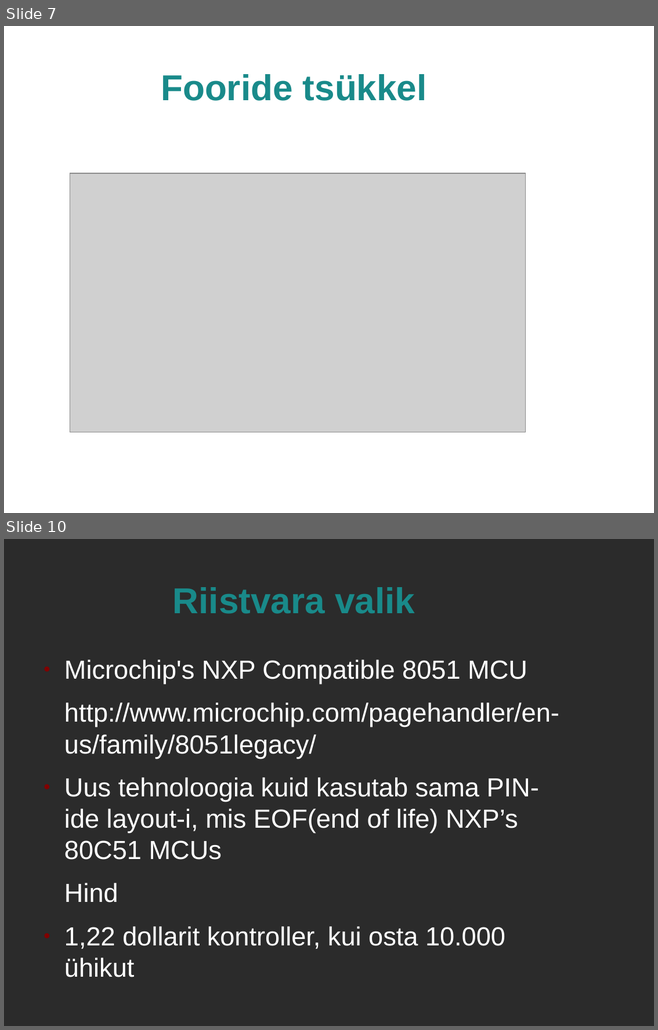
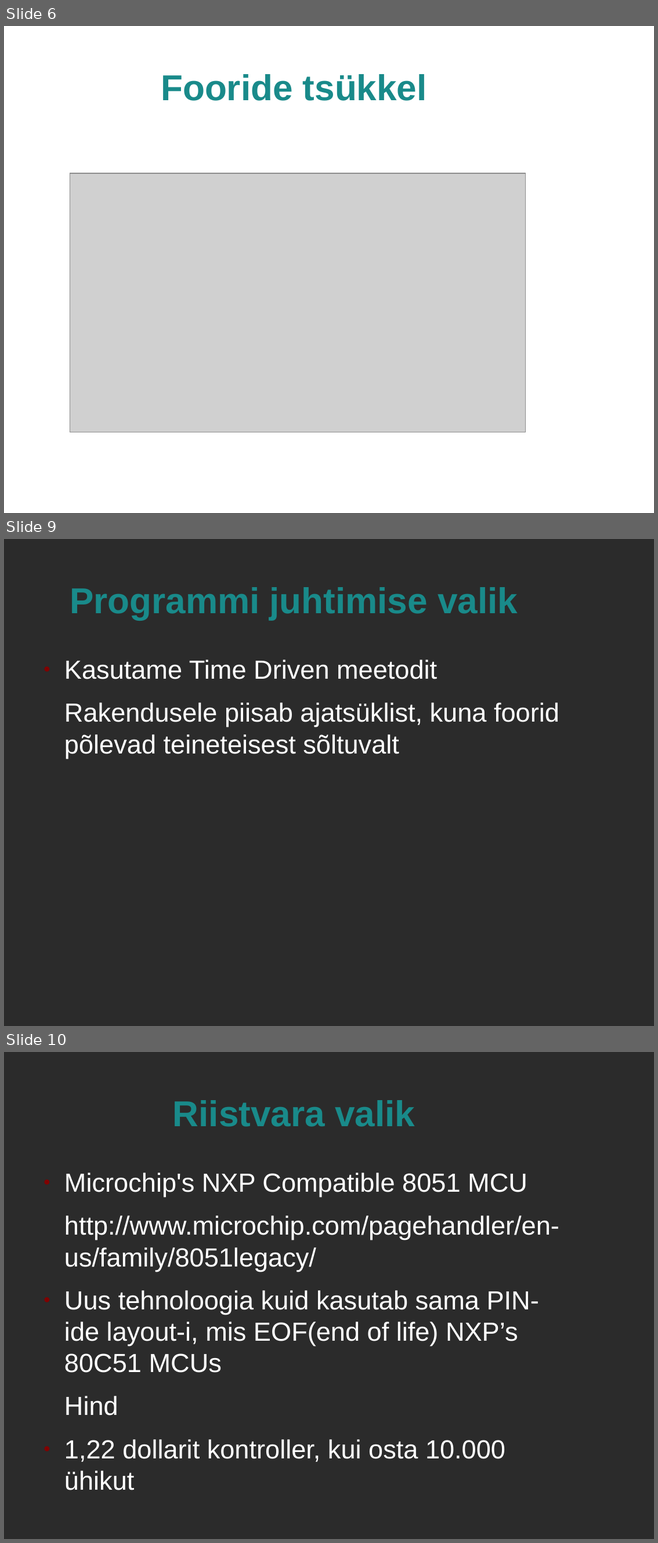
Before and after one commit to andresmets/riistvara, a slide deck: valgusfoor/presentatsioon.odp. Shown one above the other, each under a label of ours: slides 7 and 10 before the commit, slides 6, 9 and 10 after it; the slides between them are not shown. The pictures are 658x1030 and 658x1543 pixels, drawn with LibreOffice and Linux fonts; fonts in the diff are those of the drawing; grey boxes stand for pictures; background and template pictures are left out; a plain dark background stands for a picture behind light text. Boxes give left, top, right and bottom in pixels: in the first picture for what was removed or moved away, otherwise in the second. Text is boxed around its words. In the diff, an @@ line names an element or a change of style, - is before the commit and + after.

```diff
--- a/valgusfoor/presentatsioon.odp
+++ b/valgusfoor/presentatsioon.odp
@@ slide 9 added at box(4, 539, 654, 1026), background picture (left out) @@
@@ title added at box(70, 587, 517, 620), 44 pt, text #198A8A, bold @@
+Programmi juhtimise valik
@@ text added at box(64, 660, 559, 758), 32 pt, text #FFFFFF @@
+● Kasutame Time Driven meetodit
+Rakendusele piisab ajatsüklist, kuna foorid põlevad teineteisest sõltuvalt
@@ what was slide 7 is now slide 6 @@
```
Also in this commit, not shown: 2 slides changed, 1 slide removed, 1 other file.
